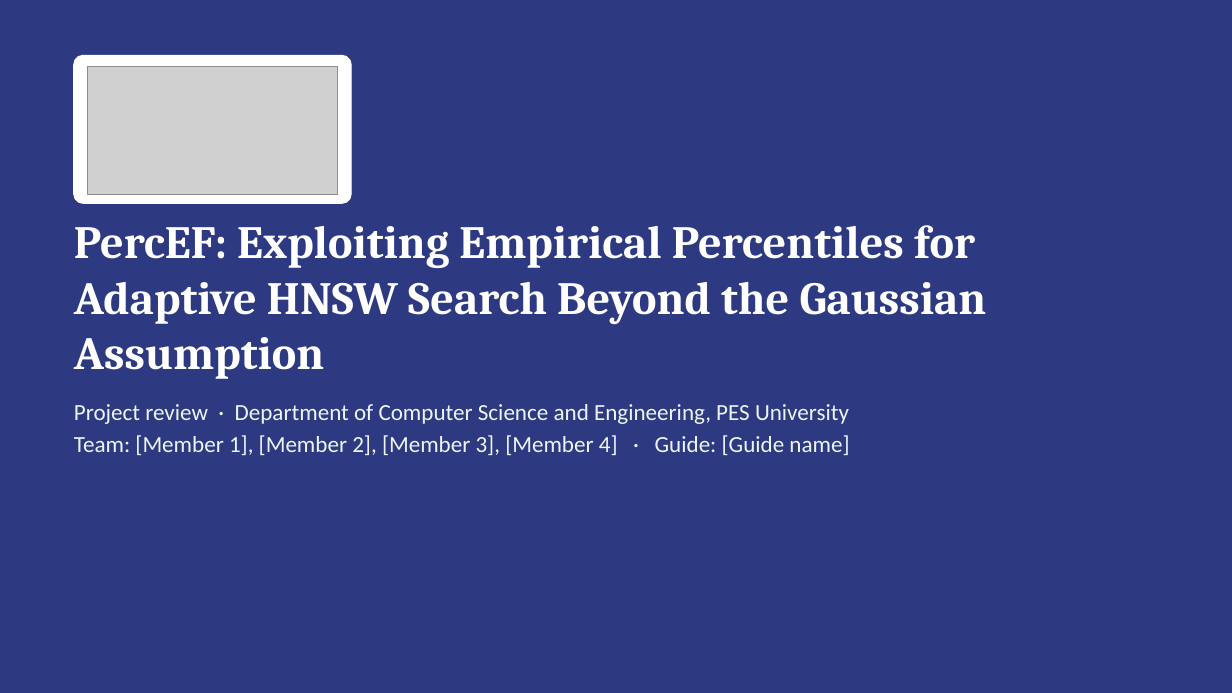
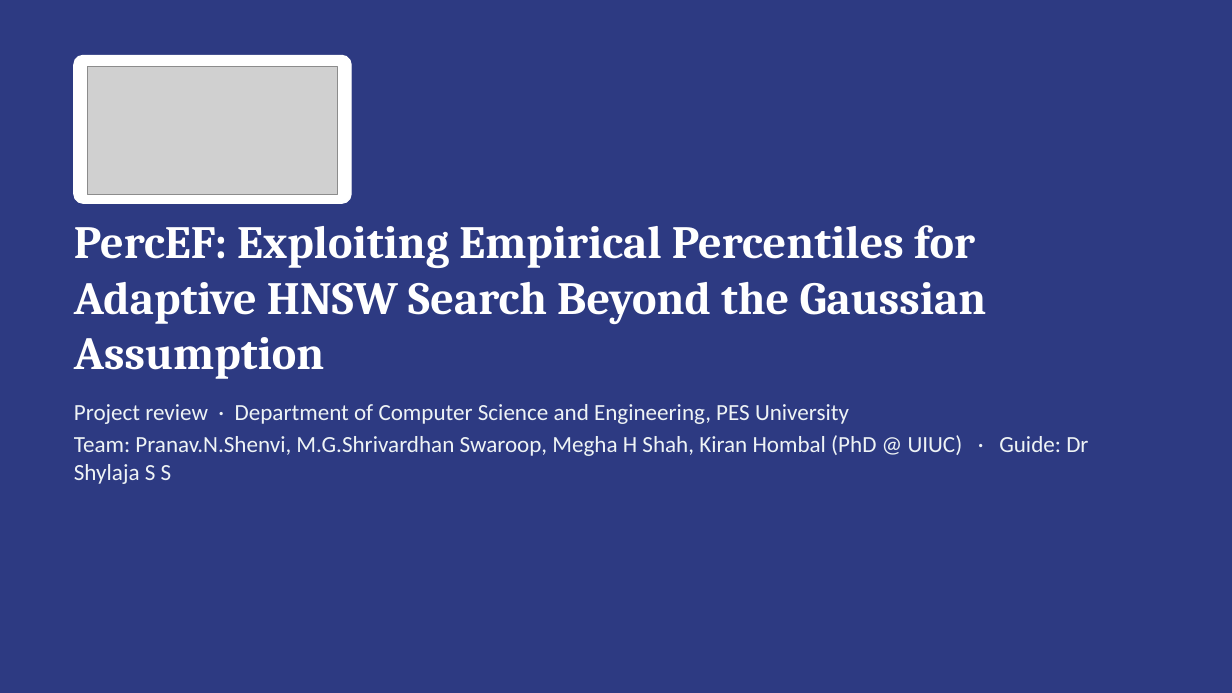
Before and after one commit to pranavshenvi/hybridAdaptiveEF, a slide deck: slide 1 of presentation/PercEF_review.pptx. Drawn at 1232x693 pixels with LibreOffice and Linux fonts; fonts in the diff are those of the drawing; grey boxes stand for pictures. Boxes give left, top, right and bottom in pixels: in the first picture for what was removed or moved away, otherwise in the second. Text is boxed around its words. In the diff, an @@ line names an element or a change of style, - is before the commit and + after.

```diff
--- a/presentation/PercEF_review.pptx
+++ b/presentation/PercEF_review.pptx
@@ text at (74, 435, 1088, 484): text changed @@
-Team: [Member 1], [Member 2], [Member 3], [Member 4] · Guide: [Guide name]
+Team: Pranav.N.Shenvi, M.G.Shrivardhan Swaroop, Megha H Shah, Kiran Hombal (PhD @ UIUC) · Guide: Dr Shylaja S S
```
Also in this commit, not shown: 6 other slides changed, 1 slide added, 4 other files.
